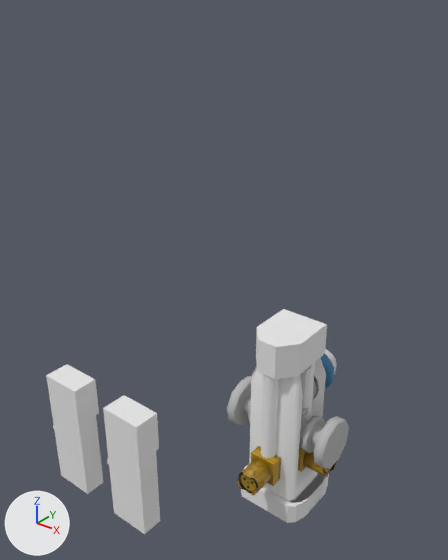
Renders of the Blender file Assets/homestead/models/chargerpad.blend from each side of a commit.
The view is the same before and after, from a 50 mm lens placed at (1.38, -2.28, 2.45), pointed at (-0.49, 0.05, 1.0). Lighting does not change. The marker at lower left points along +X, +Y and +Z.

The scene before the commit, as lines of its bpy script (objects in view):
```python
ob_doublebentpipe = bpy.data.objects.new('doubleBentPipe', me_cylinder_000)
ob_doublebentpipe.parent = ob_roverbase
ob_doublebentpipe.location = (-0.267, -0.00157, 0.368)
ob_doublebentpipe.rotation_euler = (4.712, 9.425, 1.571)  # degrees (270, 180, 90)
ob_doublebentpipe.scale = (0.5, 0.5, 0.5)
ob_poweredcabinet = bpy.data.objects.new('poweredCabinet', me_cube_001)
ob_poweredcabinet.location = (-0.53, 0.0, 0.0)
ob_roverbase = bpy.data.objects.new('roverBase', me_cube_007)
ob_roverbase.location = (0.0, 0.0, 0.786)
ob_socket = bpy.data.objects.new('socket', me_cube_004)
ob_socket.parent = ob_charger
ob_socket.location = (0.249, 0.0, 0.185)
ob_socket.scale = (0.071, 0.071, 0.071)
ob_stationbase = bpy.data.objects.new('stationBase', me_cube_009)
ob_stationbase.parent = ob_roverbase
ob_stationbase.location = (0.0, -0.00099, -0.0334)
ob_stationbase.scale = (1.18, 1.72, 1.0)
ob_stationsocket = bpy.data.objects.new('stationSocket', me_cube_008)
ob_stationsocket.parent = ob_roverbase
ob_stationsocket.location = (0.00099, -0.331, 0.185)
ob_stationsocket.rotation_euler = (0.0, 0.0, -1.571)  # degrees (0, 0, -90)
ob_stationsocket.scale = (0.071, 0.071, 0.071)
ob_umbilicalcap = bpy.data.objects.new('umbilicalCap', me_circle_007)
ob_umbilicalcap.parent = ob_roverbase
ob_umbilicalcap.location = (0.00099, -0.673, 0.561)
ob_umbilicalcap.rotation_euler = (1.571, 0.0, 0.0)  # degrees (90, 0, 0)
ob_umbilicalcap.scale = (0.118, 0.118, 0.0923)
ob_umbilicalend = bpy.data.objects.new('umbilicalEnd', me_circle)
ob_umbilicalend.parent = ob_roverbase
ob_umbilicalend.location = (0.00099, -0.73, 0.561)
ob_umbilicalend.rotation_euler = (1.571, 0.0, 0.0)  # degrees (90, 0, 0)
ob_umbilicalend.scale = (0.118, 0.118, 0.0923)
ob_unpoweredblankcabinet = bpy.data.objects.new('unpoweredBlankCabinet', me_cube_006)
ob_unpoweredblankcabinet.location = (-1.227, -0.505, 0.081)
# also in view: 'powereedBlankCabinet' at (-0.68, -0.49, 0.04); 'chargerBase' at (0.0, 0.0, 0.33)
```
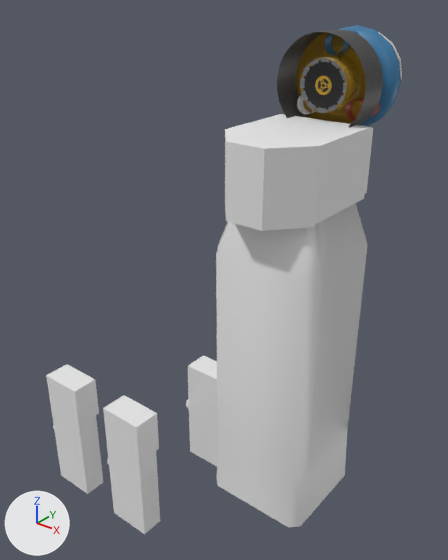
ob_charger is not drawn itself; it is the parent of ob_socket, ob_chargerbase, ob_pipe.

Where the newer file only moved an object's origin or applied its transform, the numbers keep the older frame.

What differs and where, as boxes (x1, y1, x2, y2) in the pictures (448 x 560 px):
'roverBase', mesh rescaled, moved (100% wider, 115% taller): before (249, 309, 327, 501); after (216, 114, 373, 527)
'umbilicalEnd', mesh rescaled, reshaped: before (313, 376, 319, 400); after (277, 29, 383, 127)
'stationBase', hidden: before (241, 374, 325, 523)
'poweredCabinet', shown: after (186, 355, 217, 466)
'doubleBentPipe', hidden: before (227, 366, 349, 469)
'umbilicalCap', mesh rescaled, reshaped: before (320, 349, 337, 389); after (339, 25, 402, 126)
'stationSocket', hidden (yellow): before (237, 446, 281, 496)
'chargerBase', hidden: before (294, 362, 329, 510)
'socket', hidden (brown): before (298, 444, 337, 477)
'pipe', hidden: before (238, 376, 252, 423)

Patch to the scene script:
```diff
--- a/Assets/homestead/models/chargerpad.blend.py
+++ b/Assets/homestead/models/chargerpad.blend.py
@@ me_cube_007 @@
 me_cube_007.from_pydata(...)  # 116 vertices, 89 faces; spans x -0.149..0.149, y -0.242..0.115, z -0.896..0.153
+# me_cube_007 part 1: the whole mesh is scaled about the mesh origin by 1.8
 me_cube_007.materials.append(mat_material)
@@ me_circle_007 @@
 me_circle_007.from_pydata(...)  # 133 vertices, 114 faces; spans x -1.05..1.05, y -1.05..1.05, z -1.24..0.67
 # used by ob_umbilicalcap; parent = ob_roverbase; location = (0.00099, -0.673, 0.561); rotation_euler = (1.571, 0.0, 0.0), in degrees (90, 0, 0); scale = (0.118, 0.118, 0.0923)
+# me_circle_007 part 2: the whole mesh is scaled about its middle by 1.8, then moved by (0.01, 5.49, -2.27)
 me_circle_007.materials.append(mat_gas_diffuse_jpg)
@@ me_circle @@
 me_circle.from_pydata(...)  # 384 vertices, 278 faces; spans x -1.0..1.0, y -1.0..1.0, z -0.21..1.47
 # used by ob_umbilicalend; parent = ob_roverbase; location = (0.00099, -0.73, 0.561); rotation_euler = (1.571, 0.0, 0.0), in degrees (90, 0, 0); scale = (0.118, 0.118, 0.0923)
+# me_circle part 3: the whole mesh is scaled about its middle by 1.8, then moved by (0.01, 5.49, -1.04)
 me_circle.materials.append(mat_gas_diffuse_jpg)
@@ me_cube_004 @@
 me_cube_004.from_pydata(...)  # 136 vertices, 104 faces; spans x -2.73..0.2, y -1.0..1.0, z -0.94..1.06
 # used by ob_socket; parent = ob_charger; location = (0.249, 0.0, 0.185); scale = (0.071, 0.071, 0.071)
+# me_cube_004 part 4: the whole mesh is multiplied about its middle by the matrix ((0.0, 0.0, -14.079), (0.0, 14.079, 0.0), (14.079, 0.0, 0.0)), then moved by (-3.13, 0.0, -20.5)
 me_cube_004.materials.append(mat_gas_diffuse_jpg)
@@ ob_roverbase @@
 ob_roverbase = bpy.data.objects.new('roverBase', me_cube_007)
-ob_roverbase.location = (0.0, 0.0, 0.786)
+ob_roverbase.location = (0.0, 0.0, 1.617)
@@ ob_doublebentpipe @@
 ob_doublebentpipe.parent = ob_roverbase
-ob_doublebentpipe.matrix_parent_inverse = Matrix(((1.0, 0.0, 0.0, 0.0), (0.0, 1.0, 0.0, -0.0344), (0.0, 0.0, 1.0, -0.786), (0.0, 0.0, 0.0, 1.0)))
-ob_doublebentpipe.location = (-0.267, -0.00157, 0.368)
+ob_doublebentpipe.matrix_parent_inverse = Matrix(((1.0, 0.0, 0.0, 0.0), (0.0, 1.0, 0.0, 0.0), (0.0, 0.0, 1.0, -1.617), (0.0, 0.0, 0.0, 1.0)))
+ob_doublebentpipe.location = (-0.48, -0.0648, 0.865)
 ob_doublebentpipe.rotation_euler = (4.712, 9.425, 1.571)  # degrees (270, 180, 90)
-ob_doublebentpipe.scale = (0.5, 0.5, 0.5)
+ob_doublebentpipe.scale = (0.9, 0.9, 0.9)
+ob_doublebentpipe.hide_viewport = True
@@ ob_stationbase @@
 ob_stationbase.parent = ob_roverbase
-ob_stationbase.matrix_parent_inverse = Matrix(((1.0, 0.0, 0.0, 0.0), (0.0, 1.0, 0.0, -0.0344), (0.0, 0.0, 1.0, -0.786), (0.0, 0.0, 0.0, 1.0)))
-ob_stationbase.location = (0.0, -0.00099, -0.0334)
-ob_stationbase.scale = (1.18, 1.72, 1.0)
+ob_stationbase.matrix_parent_inverse = Matrix(((1.0, 0.0, 0.0, 0.0), (0.0, 1.0, 0.0, 0.0), (0.0, 0.0, 1.0, -1.617), (0.0, 0.0, 0.0, 1.0)))
+ob_stationbase.location = (0.0, -0.0638, 0.142)
+ob_stationbase.scale = (2.12, 3.1, 1.8)
+ob_stationbase.hide_viewport = True
@@ ob_stationsocket @@
 ob_stationsocket.parent = ob_roverbase
-ob_stationsocket.matrix_parent_inverse = Matrix(((1.0, 0.0, 0.0, 0.0), (0.0, 1.0, 0.0, -0.0344), (0.0, 0.0, 1.0, -0.786), (0.0, 0.0, 0.0, 1.0)))
-ob_stationsocket.location = (0.00099, -0.331, 0.185)
+ob_stationsocket.matrix_parent_inverse = Matrix(((1.0, 0.0, 0.0, 0.0), (0.0, 1.0, 0.0, 0.0), (0.0, 0.0, 1.0, -1.617), (0.0, 0.0, 0.0, 1.0)))
+ob_stationsocket.location = (0.00178, -0.657, 0.535)
 ob_stationsocket.rotation_euler = (0.0, 0.0, -1.571)  # degrees (0, 0, -90)
-ob_stationsocket.scale = (0.071, 0.071, 0.071)
+ob_stationsocket.scale = (0.128, 0.128, 0.128)
+ob_stationsocket.hide_viewport = True
@@ ob_poweredcabinet @@
 ob_poweredcabinet.location = (-0.53, 0.0, 0.0)
-ob_poweredcabinet.hide_viewport = True
@@ ob_charger @@
 ob_charger = bpy.data.objects.new('charger', me_cube)
-ob_charger.location = (0.0, 0.0344, 0.786)
+ob_charger.location = (0.0, 0.0344, 1.616)
 ob_charger.hide_viewport = True
@@ ob_socket @@
 ob_socket.scale = (0.071, 0.071, 0.071)
+ob_socket.hide_viewport = True
@@ ob_chargerbase @@
 ob_chargerbase.parent = ob_charger
-ob_chargerbase.matrix_parent_inverse = Matrix(((1.0, 0.0, 0.0, 0.0), (0.0, 1.0, 0.0, -0.0344), (0.0, 0.0, 1.0, -0.786), (0.0, 0.0, 0.0, 1.0)))
-ob_chargerbase.location = (0.0, -0.00099, -0.0334)
-ob_chargerbase.scale = (1.18, 1.72, 1.0)
+ob_chargerbase.matrix_parent_inverse = Matrix(((1.0, 0.0, 0.0, 0.0), (0.0, 1.0, 0.0, -0.0344), (0.0, 0.0, 1.0, -1.616), (0.0, 0.0, 0.0, 1.0)))
+ob_chargerbase.location = (0.0, -0.0293, 0.141)
+ob_chargerbase.scale = (2.12, 3.1, 1.8)
+ob_chargerbase.hide_viewport = True
@@ ob_pipe @@
 ob_pipe.parent = ob_charger
-ob_pipe.matrix_parent_inverse = Matrix(((1.0, 0.0, 0.0, 0.0), (0.0, 1.0, 0.0, -0.0344), (0.0, 0.0, 1.0, -0.786), (0.0, 0.0, 0.0, 1.0)))
-ob_pipe.location = (-0.267, -0.00157, 0.368)
+ob_pipe.matrix_parent_inverse = Matrix(((1.0, 0.0, 0.0, 0.0), (0.0, 1.0, 0.0, -0.0344), (0.0, 0.0, 1.0, -1.616), (0.0, 0.0, 0.0, 1.0)))
+ob_pipe.location = (-0.481, -0.0304, 0.864)
 ob_pipe.rotation_euler = (4.712, 9.425, 1.571)  # degrees (270, 180, 90)
-ob_pipe.scale = (0.5, 0.5, 0.5)
+ob_pipe.scale = (0.9, 0.9, 0.901)
+ob_pipe.hide_viewport = True
```
